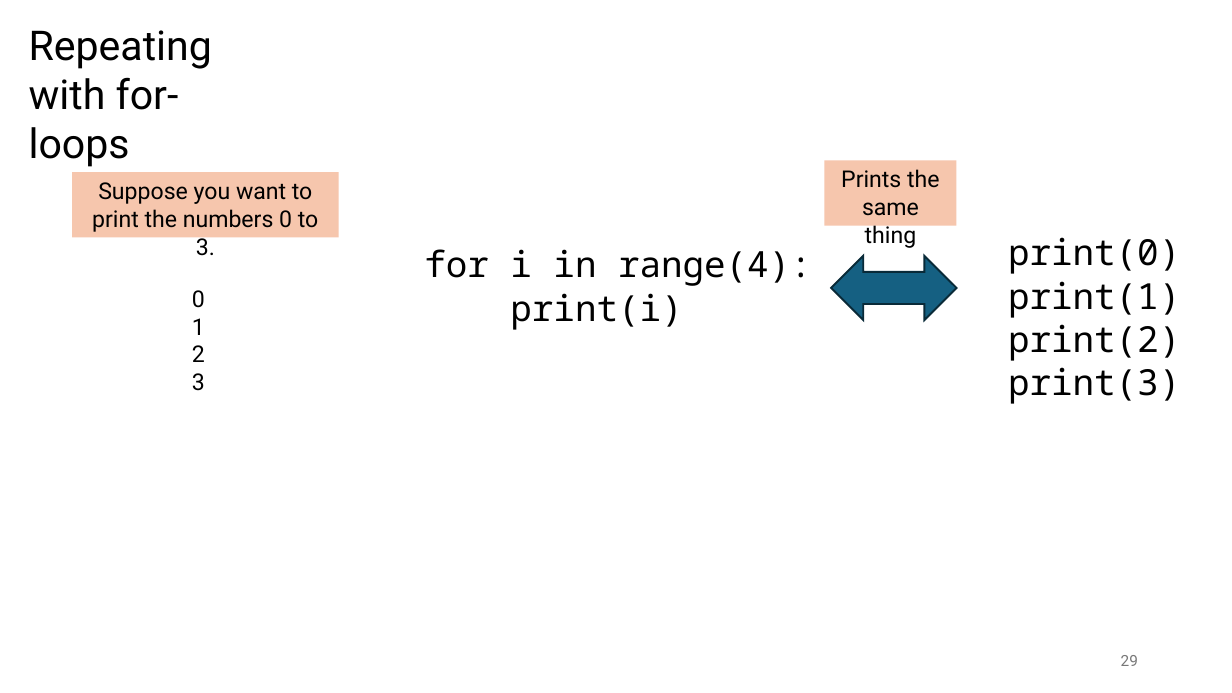
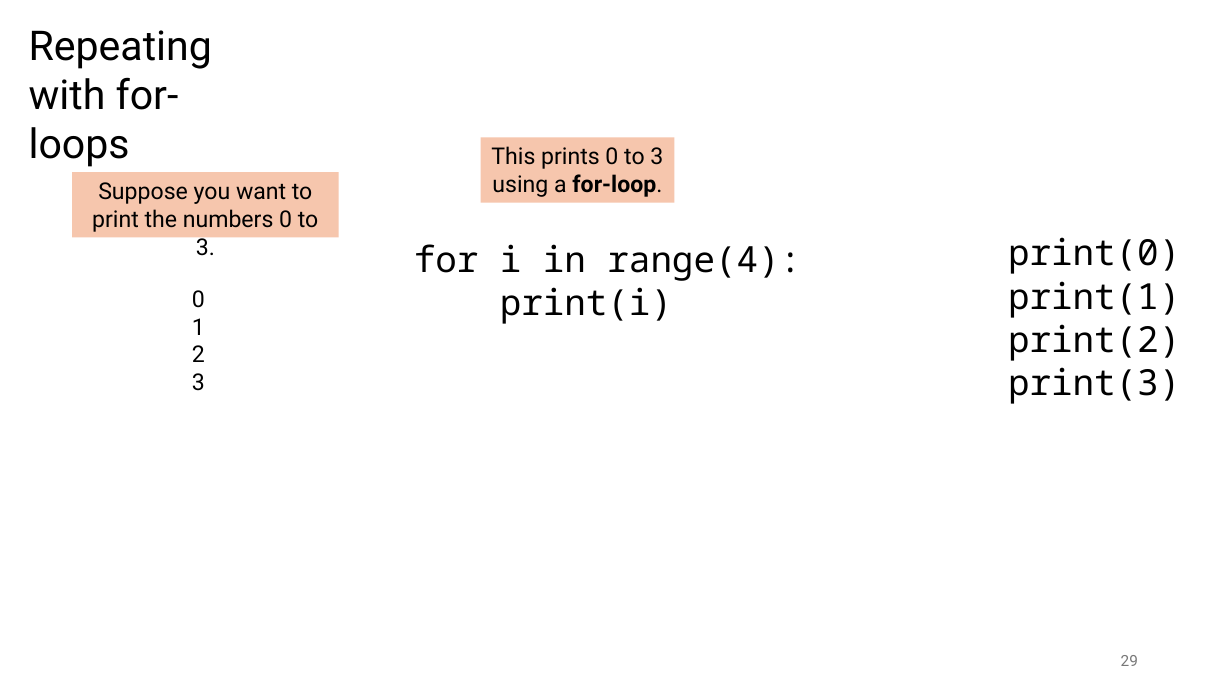
Before and after one commit to tjd1234/cmpt120spring2026, a slide deck: slide 29 of lecture_notes/chapter3/chapter3.pptx. Drawn at 1232x693 pixels with LibreOffice and Linux fonts; fonts in the diff are those of the drawing. Boxes give left, top, right and bottom in pixels: in the first picture for what was removed or moved away, otherwise in the second. Text is boxed around its words. In the diff, an @@ line names an element or a change of style, - is before the commit and + after.

```diff
--- a/lecture_notes/chapter3/chapter3.pptx
+++ b/lecture_notes/chapter3/chapter3.pptx
@@ rectangle "This prints 0 to 3 ...": place and size @@
-rectangle "This prints 0 to 3 ..." at <box>824,160,957,226</box>
+rectangle "This prints 0 to 3 ..." at <box>481,138,675,203</box>
@@ text in rectangle at <box>491,146,663,197</box>: text changed @@
-Prints the same thing
+This prints 0 to 3 using a for-loop.
@@ text "for i in range(4):": place and size @@
-text "for i in range(4):" at <box>424,249,812,330</box>
+text "for i in range(4):" at <box>414,244,801,324</box>
@@ left right arrow removed at <box>832,256,958,321</box> @@
```
Also in this commit, not shown: 15 other slides changed, 2 slides added, 30 other files.
